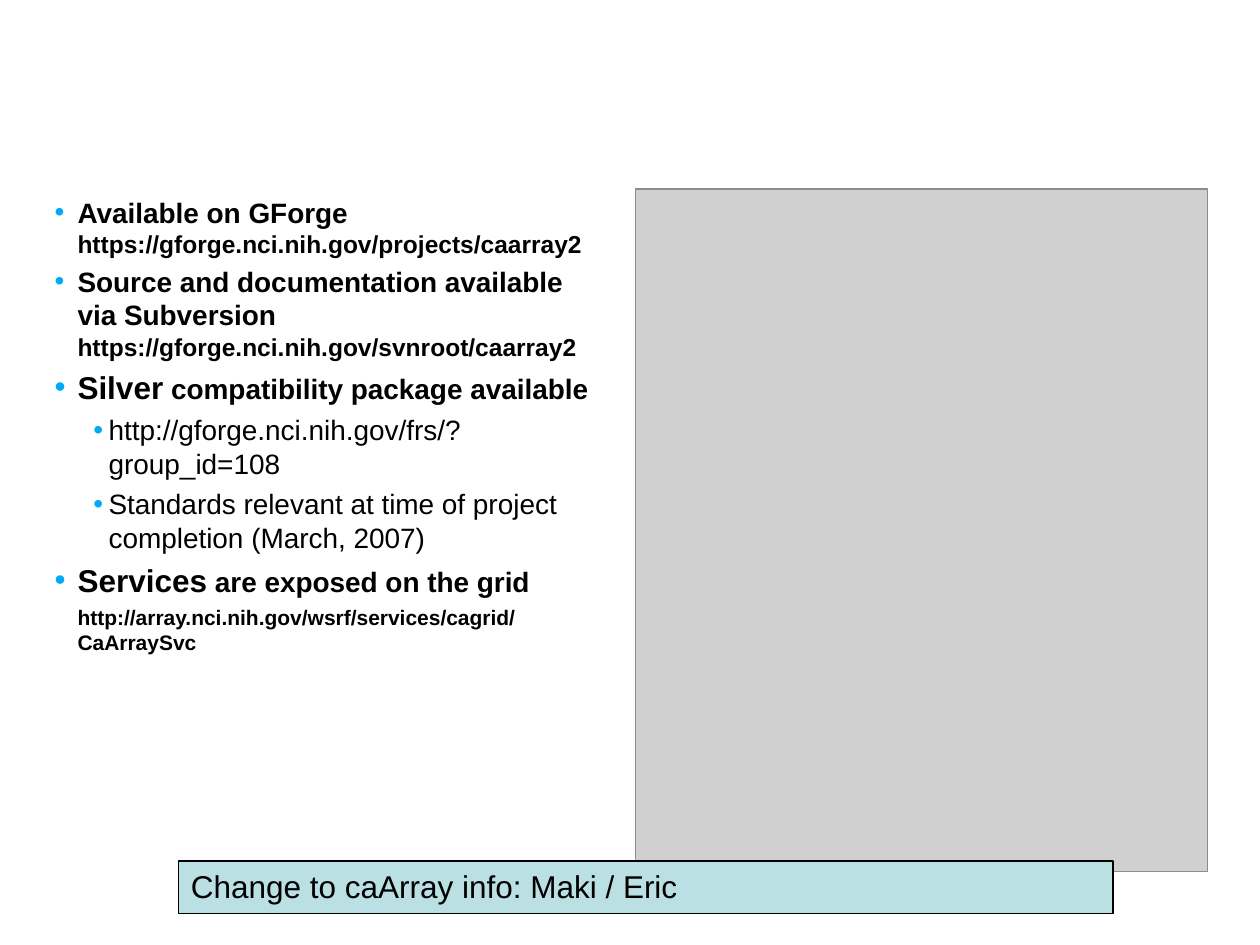
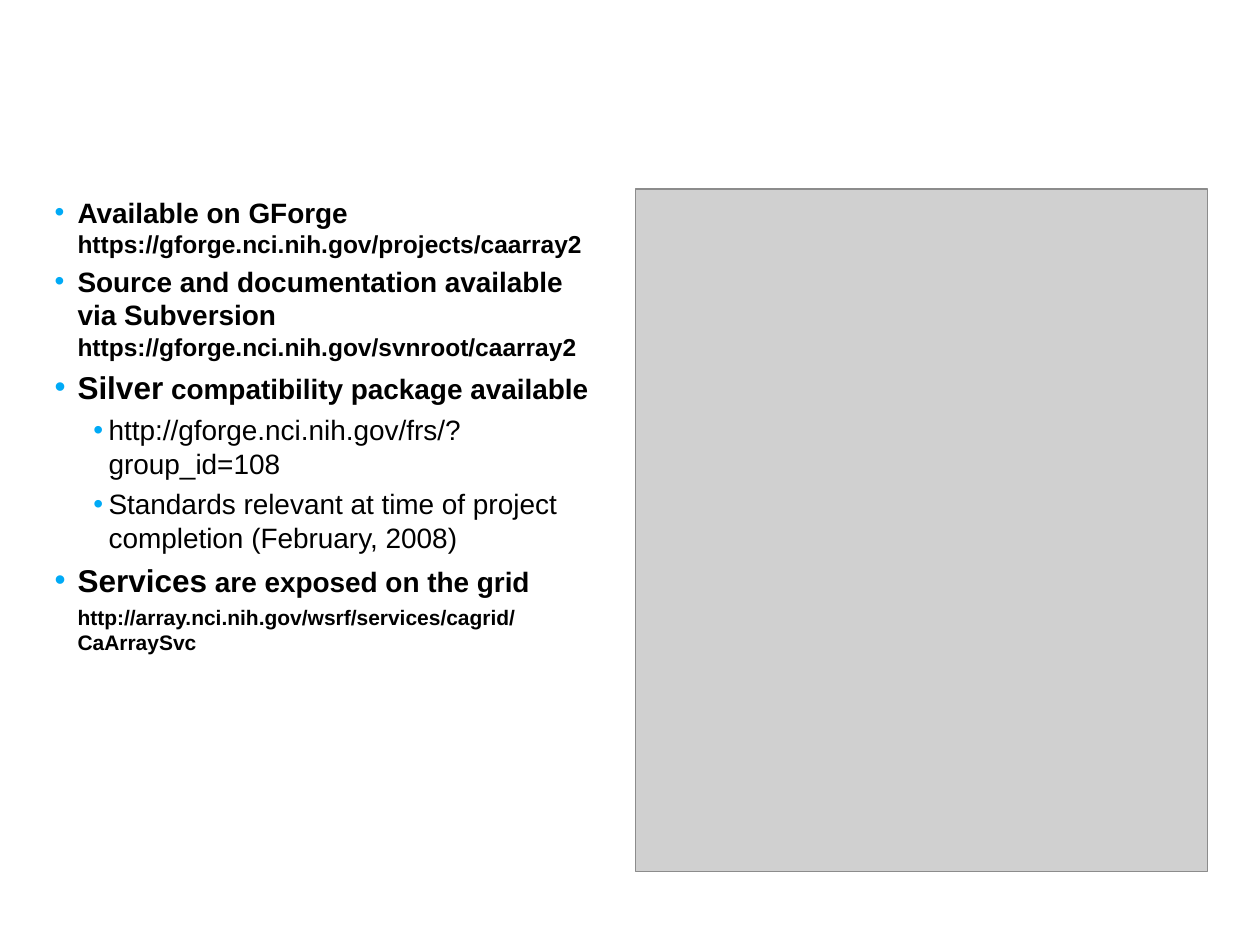
Before and after one commit to NCIP/caarray-docs, a slide deck: slide 21 of implementation/caarray_silver_compatibility_review/01. caarray_silver_compat_kickoff_Feb_2008.ppt (slide 19 before the commit). Drawn at 1260x945 pixels with LibreOffice and Linux fonts; fonts in the diff are those of the drawing; grey boxes stand for pictures; background and template pictures are left out. Boxes give left, top, right and bottom in pixels: in the first picture for what was removed or moved away, otherwise in the second. Text is boxed around its words. In the diff, an @@ line names an element or a change of style, - is before the commit and + after.

Commit message:
added project overview section.

```diff
--- a/implementation/caarray_silver_compatibility_review/01. caarray_silver_compat_kickoff_Feb_2008.ppt
+++ b/implementation/caarray_silver_compatibility_review/01. caarray_silver_compat_kickoff_Feb_2008.ppt
@@ text at [109, 493, 557, 553]: text changed @@
-  • Standards relevant at time of project completion (March, 2007)
+  • Standards relevant at time of project completion (February, 2008)
@@ rectangle removed at [179, 861, 1114, 914] @@
-Change to caArray info: Maki / Eric
```
Also in this commit, not shown: 5 other slides changed, 3 slides added, 2 slides removed.
